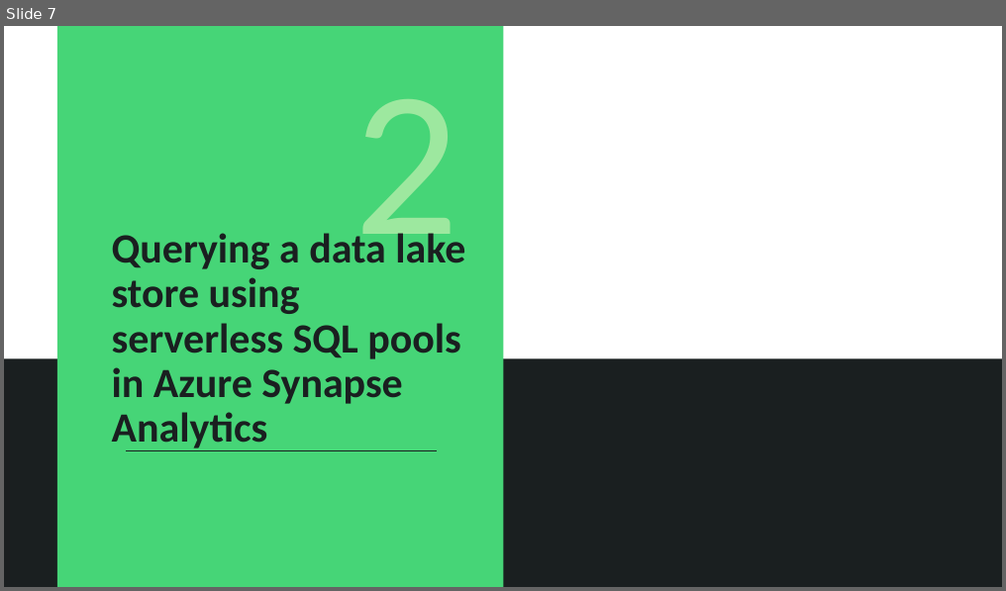
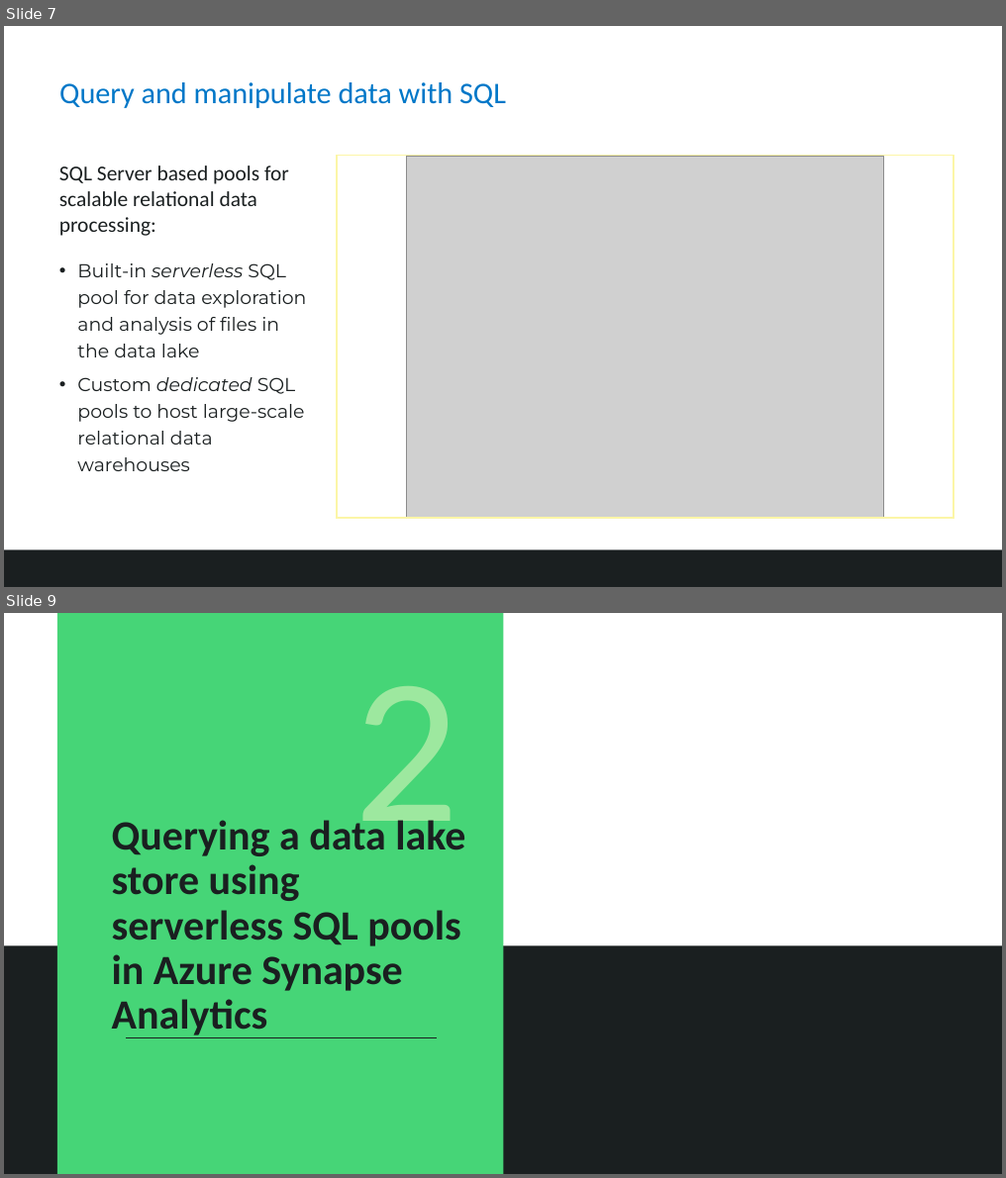
Before and after one commit to solliancenet/azure-data-engineering-conference-workshop-students, a slide deck: 03-Run Interactive queries using Azure Synapse Serverless.pptx. Shown one above the other, each under a label of ours: slide 7 before the commit, slides 7 and 9 after it; the slides between them are not shown. The pictures are 1006x591 and 1006x1178 pixels, drawn with LibreOffice and Linux fonts; fonts in the diff are those of the drawing; grey boxes stand for pictures; background and template pictures are left out. Boxes give left, top, right and bottom in pixels: in the first picture for what was removed or moved away, otherwise in the second. Text is boxed around its words. In the diff, an @@ line names an element or a change of style, - is before the commit and + after.

```diff
--- a/03-Run Interactive queries using Azure Synapse Serverless.pptx
+++ b/03-Run Interactive queries using Azure Synapse Serverless.pptx
@@ slide 7 added at (4,26,1002,587), background #FFFFFF @@
@@ title added at (59,82,506,108), 28.8 pt, text #0077C8 @@
+Query and manipulate data with SQL
@@ text added at (59,166,289,236), 20.4 pt, text #1A1F20 @@
+SQL Server based pools for scalable relational data processing:
@@ rectangle added at (337,156,953,519), outline #FCF6A7 1.5 pt @@
@@ picture added at (407,156,884,517) @@
@@ text added at (77,264,306,472), 18 pt, text #1A1F20 @@
+    • Built-in serverless SQL pool for data exploration and analysis of files in the data lake
+    • Custom dedicated SQL pools to host large-scale relational data warehouses
@@ rectangle added at (4,551,1002,587), fill #1A1F20 @@
@@ rectangle added at (4,551,1002,587), fill #1A1F20 at 75% opacity @@
@@ what was slide 7 is now slide 9 @@
```
Also in this commit, not shown: 5 slides changed, 10 other slides added, 5 other files.
